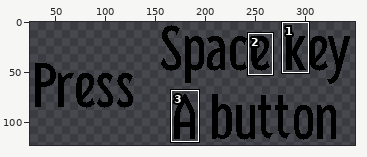
File history of a pixel-art file, project/resources/texture/titleText_press.aseprite. The first picture is a wide view before the edit; the outline marks the close-up.
Close-up. The starting point:
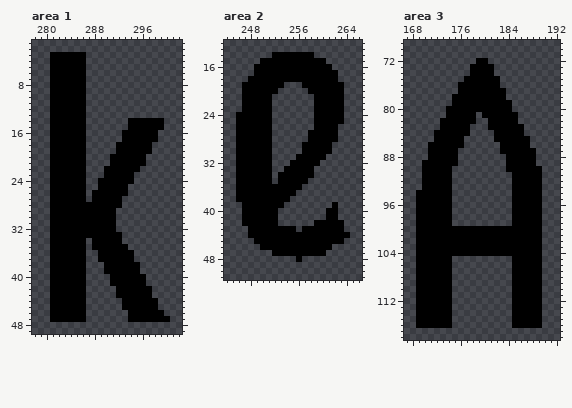
360x128 pixels, 1 frame. Shown: area 1: x 278..302, y 1..49; area 2: x 244..266, y 12..51; area 3: x 167..192, y 69..118. The wide view leaves out empty margins. The commit also changed other parts of the picture, which this record leaves out.
The same view after the edit:
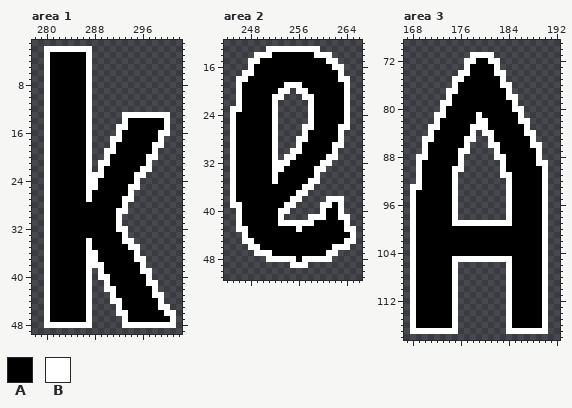
Palette (. is transparent): A #000000  B #ffffff
Change:
Changed rows in their new state; - is an unchanged pixel.
Area 1:
first column x 280:
 2 BBBBBBBB--------------
 3 B------B--------------
 4 B------B--------------
 5 B------B--------------
 6 B------B--------------
 7 B------B--------------
 8 B------B--------------
 9 B------B--------------
10 B------B--------------
11 B------B--------------
12 B------B--------------
13 B------B-----BBBBBBBB-
14 B------B-----B------B-
15 B------B----BB------B-
16 B------B----B------BB-
17 B------B---BB------B--
18 B------B---B------BB--
19 B------B--BB------B---
20 B------B--B------BB---
21 B------B-BB------B----
22 B------B-B------BB----
23 B------BBB-----BB-----
24 B------BB------B------
25 B------BB-----BB------
26 B------B------B-------
27 B------B-----BB-------
28 B------------B--------
29 B-----------BB--------
30 B-----------B---------
31 B-----------B---------
32 B-----------BB--------
33 B------------B--------
34 B------B-----BB-------
35 B------B------BB------
36 B------BB------B------
37 B------BB------BB-----
38 B------BBB------B-----
39 B------B-B------BB----
40 B------B-BB------B----
41 B------B--B------BB---
42 B------B--BB------B---
43 B------B---B------BB--
44 B------B---BB------B--
45 B------B----B------BB-
46 B------B----BB------BB
47 B------B-----B-------B
48 BBBBBBBB-----BBBBBBBBB
Area 2:
first column x 245:
13 ------BBBBBBBBB------
14 ----BBB-------BBB----
15 ---BB-----------BB---
16 ---B-------------BB--
17 --BB--------------B--
18 -BB---------------BB-
19 -B-------BBB-------B-
20 -B------BB-BB------B-
21 -B-----BB---BB-----B-
22 -B-----B-----B-----B-
23 BB-----B-----B-----B-
24 B------B-----B-----B-
25 B------B-----B-----B-
26 B------B----BB----BB-
27 B------B----B-----B--
28 B------B---BB-----B--
29 B------B---B-----BB--
30 B------B--BB-----B---
31 B------B-BB-----BB---
32 B------BBB-----BB----
33 B------BB-----BB-----
34 B------B------B------
35 B------B-----BB------
36 B-----------BB-------
37 B----------BB--------
38 B---------BB----BBB--
39 BB-------BB----BB-B--
40 -B------BB-----B--B--
41 -B------B----BBB--BB-
42 -B------BBBBBB-----B-
43 -BB--------B-------BB
44 --B-----------------B
45 --BB---------------BB
46 ---BB------------BBB-
47 ----BBB---------BB---
48 ------BBBBB-BBBBB----
49 ----------BBB--------
Area 3:
first column x 168:
 71 ----------BBBB---------
 72 ---------BB--BB--------
 73 ---------B----B--------
 74 --------BB----BB-------
 75 -------BB------B-------
 76 -------B-------BB------
 77 ------BB--------B------
 78 ------B---------BB-----
 79 -----BB----------B-----
 80 -----B-----------BB----
 81 ----BB-----B------B----
 82 ----B------BB-----BB---
 83 ---BB-----BBB------B---
 84 ---B------B-BB-----BB--
 85 --BB-----BB--B------B--
 86 --B------B---BB-----BB-
 87 --B-----BB----B------B-
 88 -BB-----B-----BB-----B-
 89 -B------B------B-----BB
 90 -B-----BB------B------B
 91 -B-----B-------BB-----B
 92 -B-----B--------B-----B
 93 BB-----B--------B-----B
 94 B------B--------B-----B
 95 B------B--------B-----B
 96 B------B--------B-----B
 97 B------B--------B-----B
 98 B------B--------B-----B
 99 B------BBBBBBBBBB-----B
100 B---------------------B
101 B---------------------B
102 B---------------------B
103 B---------------------B
104 B---------------------B
105 B------BBBBBBBBBB-----B
106 B------B--------B-----B
107 B------B--------B-----B
108 B------B--------B-----B
109 B------B--------B-----B
110 B------B--------B-----B
111 B------B--------B-----B
112 B------B--------B-----B
113 B------B--------B-----B
114 B------B--------B-----B
115 B------B--------B-----B
116 B------B--------B-----B
117 BBBBBBBB--------BBBBBBB
Changed places in both close-ups, as pixel boxes (x1, y1, x2, y2):
added: (44, 46, 176, 328)
added: (230, 46, 356, 268)
added: (410, 52, 548, 334)
